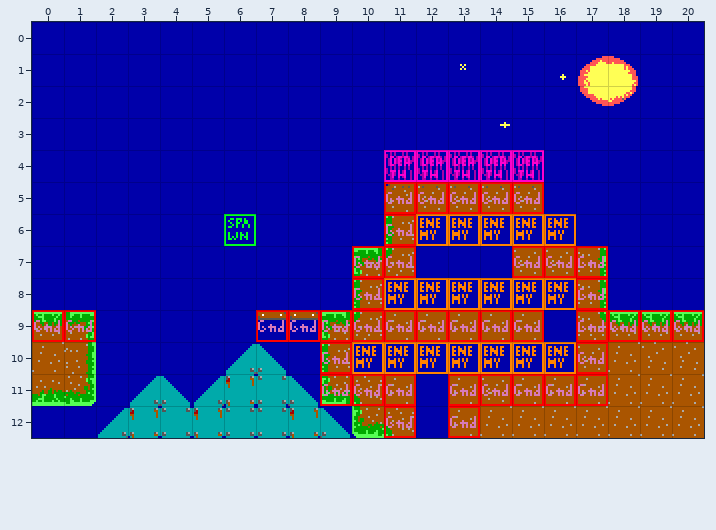
Two states of a Tiled map, levels/1001b1.tmx. Above is the file before it was changed.
Cells are 16x16 px. Shown: x 0..20, y 0..12.
After:
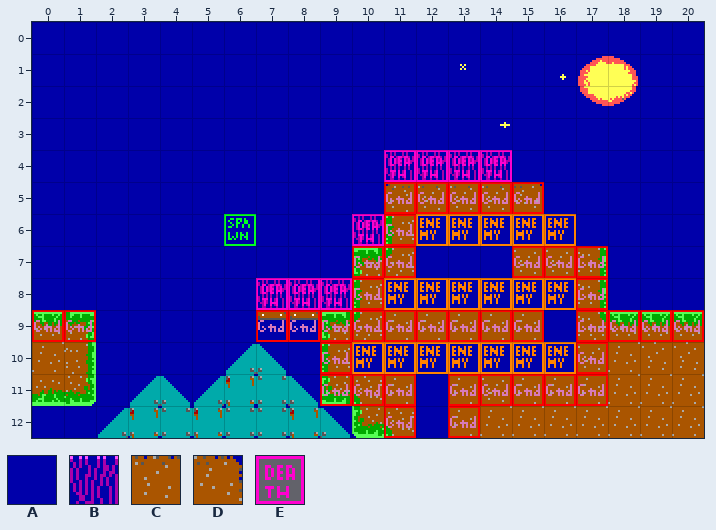
Key: from "Tileset": A 44, B 61, C 167, D 168; from "obj_layer": E 3.
_ is an empty cell.
Diff:
{"where": "layer \"bg\""}
{"y":4,"x":15,"old":"B","new":"A"}
{"y":5,"x":15,"old":"C","new":"D"}
{"y":6,"x":10,"old":"A","new":"B"}
{"y":8,"x":7,"old":"AAA","new":"BBB"}
{"where": "layer \"col\""}
{"y":4,"x":15,"old":"E","new":"_"}
{"y":6,"x":10,"old":"_","new":"E"}
{"y":8,"x":7,"old":"___","new":"EEE"}
{"label":"changed","picture_box":[512,150,544,210]}
{"label":"changed","picture_box":[352,214,384,246]}
{"label":"changed","picture_box":[256,278,352,310]}
